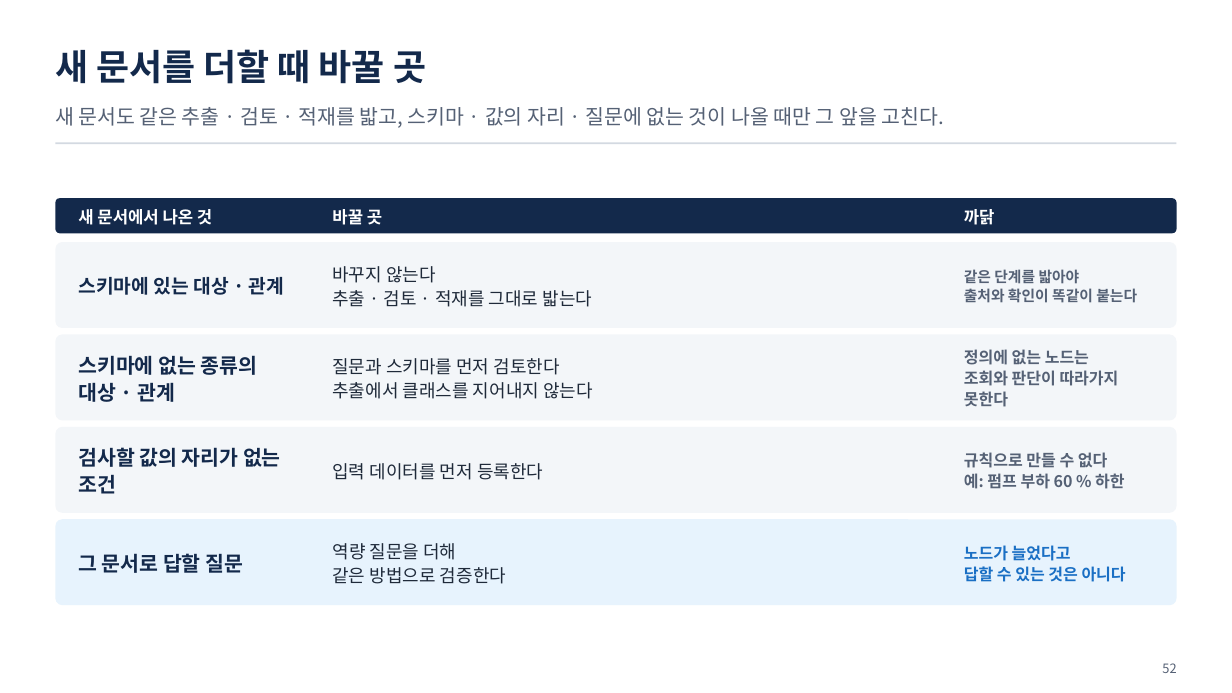
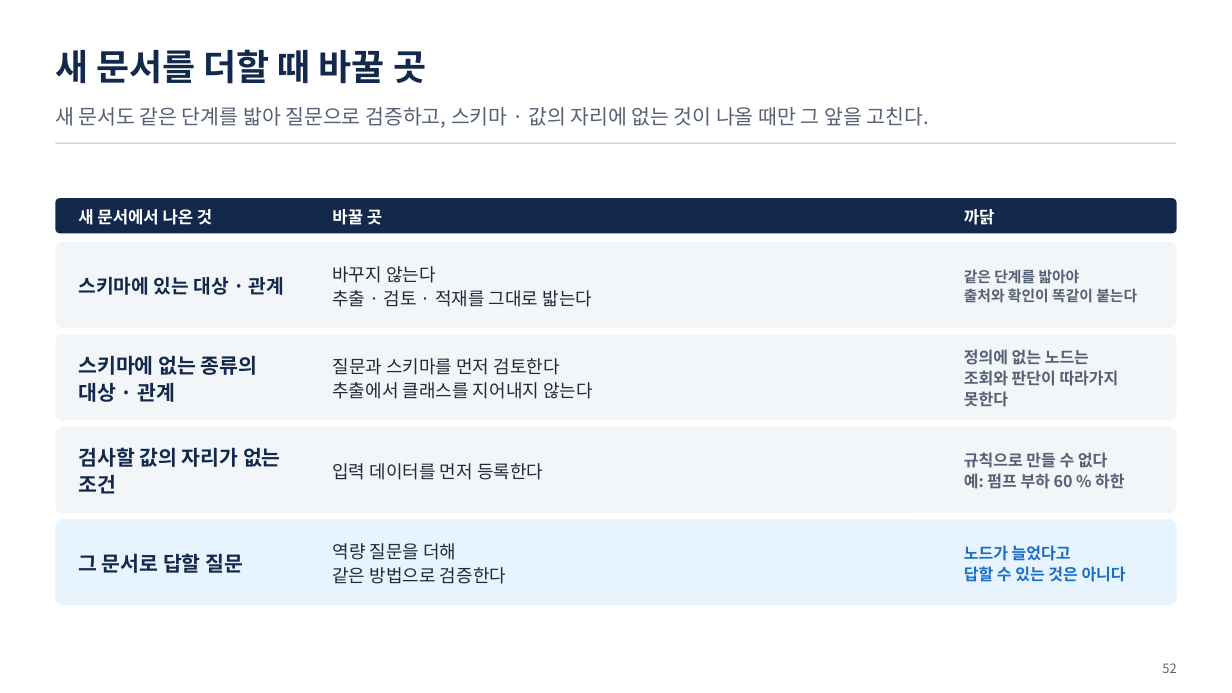
Before and after one commit to uengine-oss/hyd-iot-edu, a slide deck: slide 52 of 산출물/통합반/이론/04회차/통합반_04일차.pptx. Drawn at 1232x693 pixels with LibreOffice and Linux fonts; fonts in the diff are those of the drawing. Boxes give left, top, right and bottom in pixels: in the first picture for what was removed or moved away, otherwise in the second. Text is boxed around its words. In the diff, an @@ line names an element or a change of style, - is before the commit and + after.

```diff
--- a/산출물/통합반/이론/04회차/통합반_04일차.pptx
+++ b/산출물/통합반/이론/04회차/통합반_04일차.pptx
@@ text at bbox=[55, 107, 928, 128]: text changed @@
-새 문서도 같은 추출 · 검토 · 적재를 밟고, 스키마 · 값의 자리 · 질문에 없는 것이 나올 때만 그 앞을 고친다.
+새 문서도 같은 단계를 밟아 질문으로 검증하고, 스키마 · 값의 자리에 없는 것이 나올 때만 그 앞을 고친다.
```
Also in this commit, not shown: 11 other slides changed, 5 other files.
